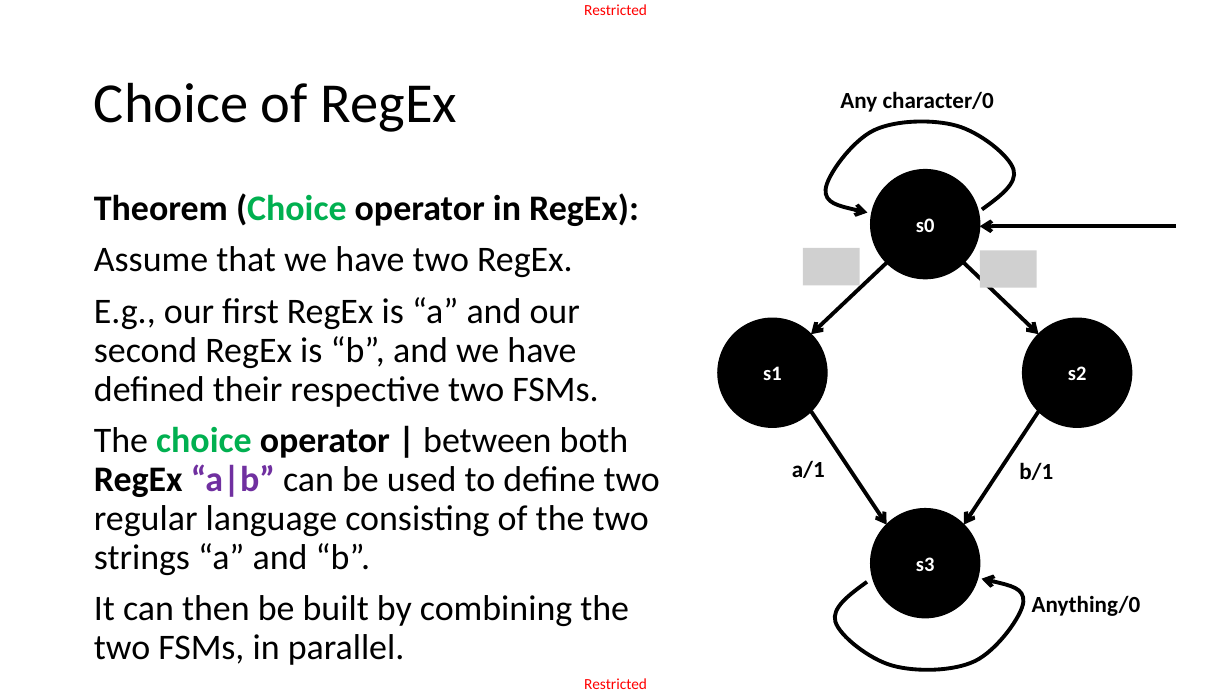
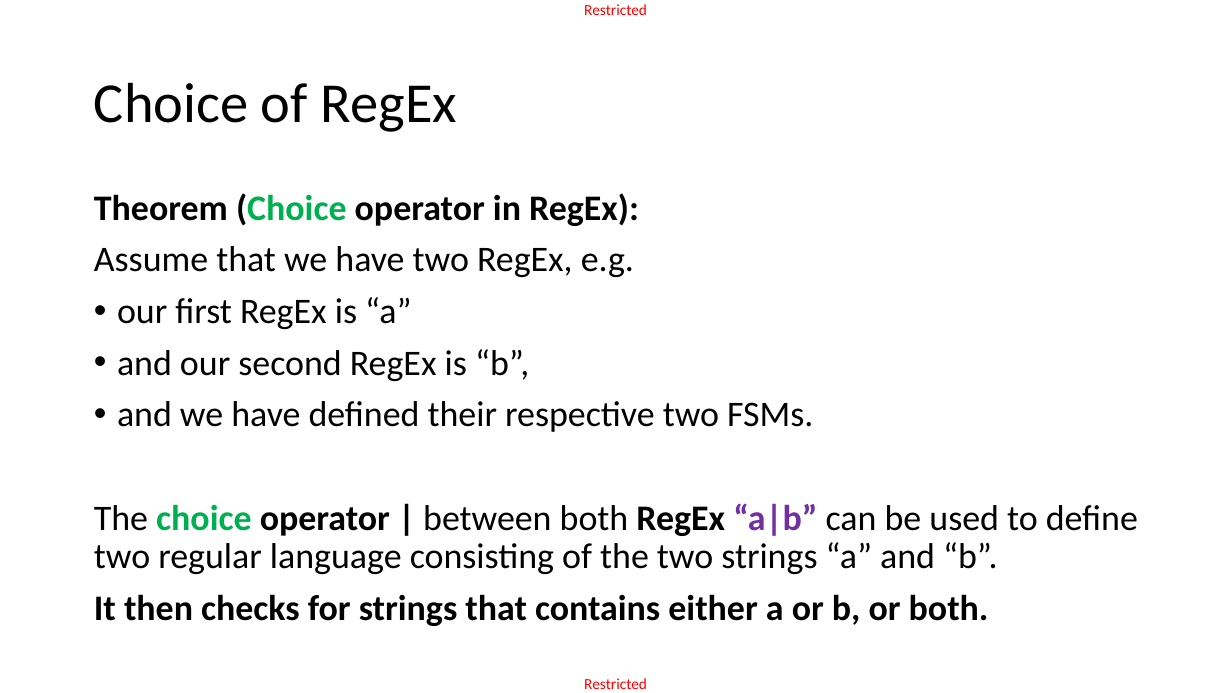
Before and after one commit to matthieudemari/SUTD_PLC_50_051, a slide deck: slide 20 of W9/W9S2/W9S2.pptx. Drawn at 1232x693 pixels with LibreOffice and Linux fonts; fonts in the diff are those of the drawing; grey boxes stand for pictures. Boxes give left, top, right and bottom in pixels: in the first picture for what was removed or moved away, otherwise in the second. Text is boxed around its words. In the diff, an @@ line names an element or a change of style, - is before the commit and + after.

```diff
--- a/W9/W9S2/W9S2.pptx
+++ b/W9/W9S2/W9S2.pptx
@@ text removed at (840, 91, 994, 112) @@
-Any character/0
@@ freeform shape removed at (826, 122, 1014, 213) @@
@@ ellipse removed at (871, 170, 980, 279) @@
-s0
@@ arrow removed from (1177, 226) to (980, 226) @@
@@ text at (94, 246, 813, 432): text changed @@
-Assume that we have two RegEx.
-E.g., our first RegEx is “a” and our second RegEx is “b”, and we have defined their respective two FSMs.
+Assume that we have two RegEx, e.g.
+• our first RegEx is “a”
+• and our second RegEx is “b”,
+• and we have defined their respective two FSMs.
@@ picture removed at (803, 248, 860, 285) @@
@@ arrow removed from (887, 262) to (811, 335) @@
@@ arrow removed from (964, 262) to (1039, 335) @@
@@ picture removed at (980, 250, 1036, 287) @@
@@ ellipse removed at (718, 318, 827, 427) @@
-s1
@@ ellipse removed at (1023, 318, 1132, 427) @@
-s2
@@ arrow removed from (811, 411) to (887, 525) @@
@@ arrow removed from (1039, 411) to (964, 525) @@
@@ text removed at (792, 460, 825, 478) @@
-a/1
@@ text removed at (1019, 462, 1053, 480) @@
-b/1
@@ ellipse removed at (871, 508, 980, 617) @@
-s3
@@ text at (94, 594, 989, 626): text changed; bold on @@
-It can then be built by combining the two FSMs, in parallel.
+It then checks for strings that contains either a or b, or both.
@@ freeform shape removed at (835, 579, 1024, 671) @@
@@ text removed at (1032, 595, 1141, 616) @@
-Anything/0
```
Also in this commit, not shown: 22 other slides changed, 27 slides added, 6 slides removed, 19 other files.
